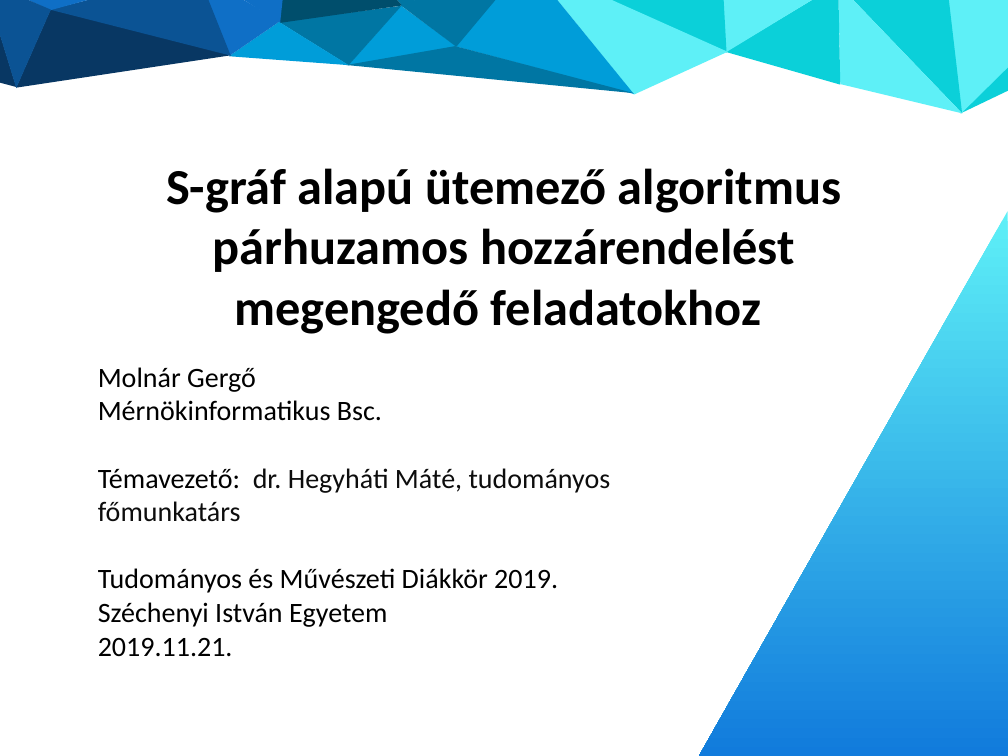
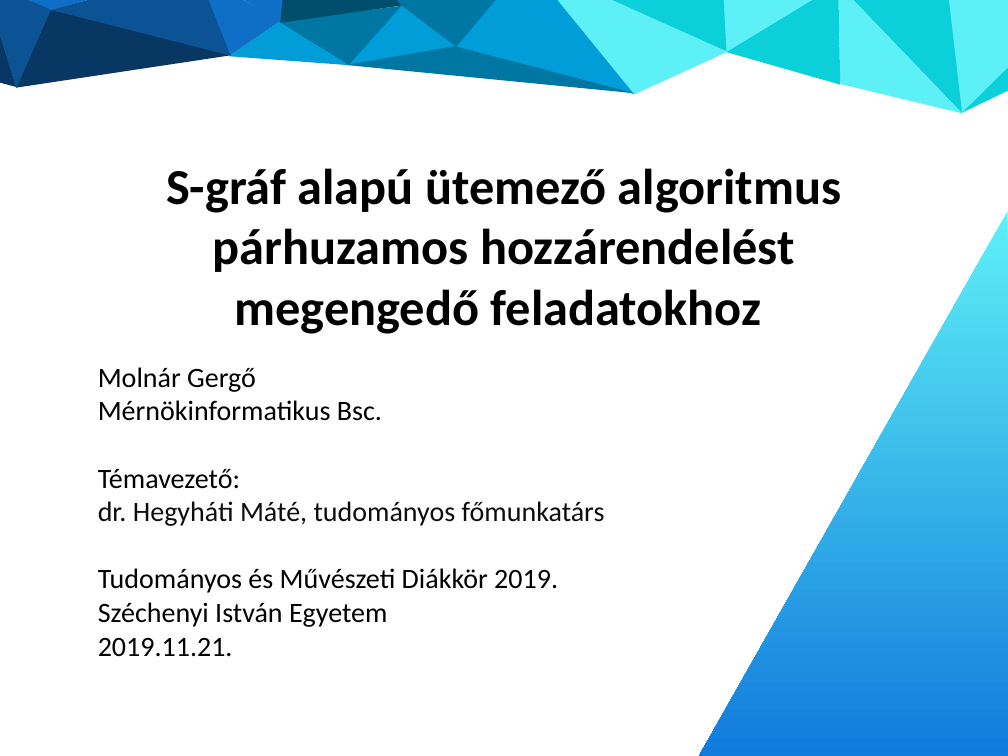
Before and after one commit to Gergo1912/Szakdolgozat, a slide deck: slide 1 of Molnar_Gergo_TDK_eloadas.pptx. Drawn at 1008x756 pixels with LibreOffice and Linux fonts; fonts in the diff are those of the drawing. Boxes give left, top, right and bottom in pixels: in the first picture for what was removed or moved away, otherwise in the second. Text is boxed around its words. In the diff, an @@ line names an element or a change of style, - is before the commit and + after.

```diff
--- a/Molnar_Gergo_TDK_eloadas.pptx
+++ b/Molnar_Gergo_TDK_eloadas.pptx
@@ text at <box>98,469,605,526</box>: text changed @@
-Témavezető: dr. Hegyháti Máté, tudományos főmunkatárs
+Témavezető:
+dr. Hegyháti Máté, tudományos főmunkatárs
```
Also in this commit, not shown: 8 other slides changed, 2 slides removed, 1 other file.
